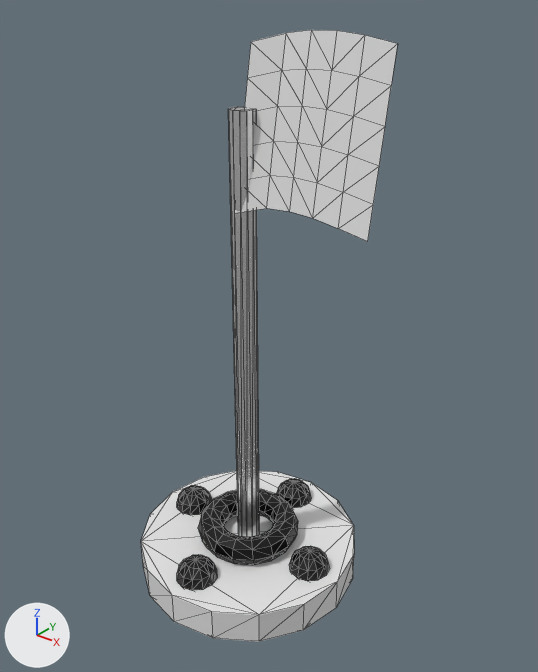
The OBJ model assets/models/finish_flag.obj: old version first, new version second.
Before and after are seen from a camera (50 mm lens) standing at (3.58, -4.17, 5.01) and looking at (0.18, 0.08, 2.38). Arrows for +X, +Y and +Z are at lower left; the lights stay in place. Mesh edges are drawn as thin lines. Where no turn or scale is listed for an object, it has been applied to the vertices.

The scene before the commit, as lines of its bpy script (objects in view):
```python
ob_collar = bpy.data.objects.new('Collar', me_collar)
ob_collar.location = (0.0, 0.0, 0.0)
ob_decoration_0 = bpy.data.objects.new('Decoration_0', me_decoration_0)
ob_decoration_0.location = (0.0, 0.0, 0.0)
ob_decoration_1 = bpy.data.objects.new('Decoration_1', me_decoration_1)
ob_decoration_1.location = (0.0, 0.0, 0.0)
ob_decoration_2 = bpy.data.objects.new('Decoration_2', me_decoration_2)
ob_decoration_2.location = (0.0, 0.0, 0.0)
ob_decoration_3 = bpy.data.objects.new('Decoration_3', me_decoration_3)
ob_decoration_3.location = (0.0, 0.0, 0.0)
ob_flag = bpy.data.objects.new('Flag', me_flag)
ob_flag.location = (0.0, 0.0, 0.0)
ob_flagbase = bpy.data.objects.new('FlagBase', me_flagbase)
ob_flagbase.location = (0.0, 0.0, 0.0)
# also in view: 'FlagPole' at (0.0, 0.0, 2.15)
```
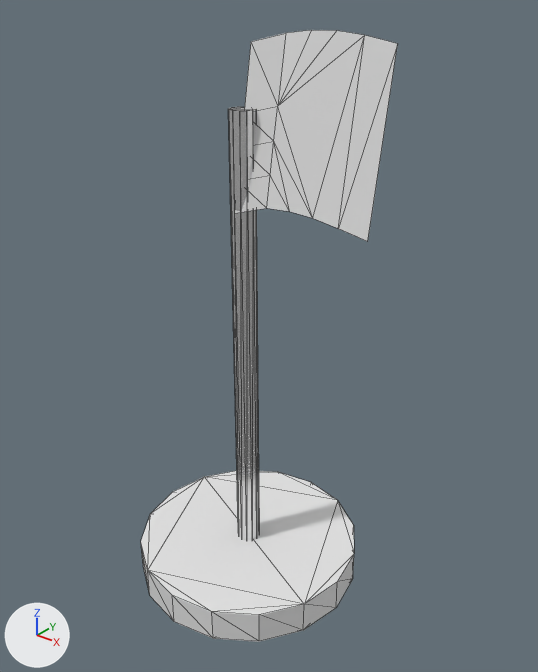
Location of each change, (x1, y1, x2, y2) in pixels of the pictures (538 x 672 px):
'Collar', deleted: before (198, 489, 298, 565)
'Decoration_3', deleted: before (177, 555, 217, 591)
'Decoration_0', deleted: before (289, 546, 330, 581)
'Decoration_2', deleted: before (177, 485, 212, 515)
'Decoration_1', deleted: before (276, 478, 311, 508)
part 1 of me_flag, cut back: (245, 30, 397, 231) in both

What changed in the scene script:
```text
Change me_flag:
    used by ob_flag; location = (0.0, 0.0, 0.0)
    remove me_flag.from_pydata(...)  # 36 vertices, 50 faces; spans x 0.0..1.2, y -0.175..0.187, z 3.409..4.691
    add me_flag.from_pydata(...)  # 18 vertices, 19 faces; spans x 0.0..1.2, y -0.175..0.187, z 3.409..4.691
    me_flag part 1
    18 vertices are removed from x 0.0..1.2, y -0.133..0.145, z 3.695..4.455
    43 faces are deleted
    12 new faces join them
Remove ob_collar:
    ob_collar = bpy.data.objects.new('Collar', me_collar)
    ob_collar.location = (0.0, 0.0, 0.0)
Remove ob_decoration_0:
    ob_decoration_0 = bpy.data.objects.new('Decoration_0', me_decoration_0)
    ob_decoration_0.location = (0.0, 0.0, 0.0)
Remove ob_decoration_1:
    ob_decoration_1 = bpy.data.objects.new('Decoration_1', me_decoration_1)
    ob_decoration_1.location = (0.0, 0.0, 0.0)
Remove ob_decoration_2:
    ob_decoration_2 = bpy.data.objects.new('Decoration_2', me_decoration_2)
    ob_decoration_2.location = (0.0, 0.0, 0.0)
Remove ob_decoration_3:
    ob_decoration_3 = bpy.data.objects.new('Decoration_3', me_decoration_3)
    ob_decoration_3.location = (0.0, 0.0, 0.0)
```
